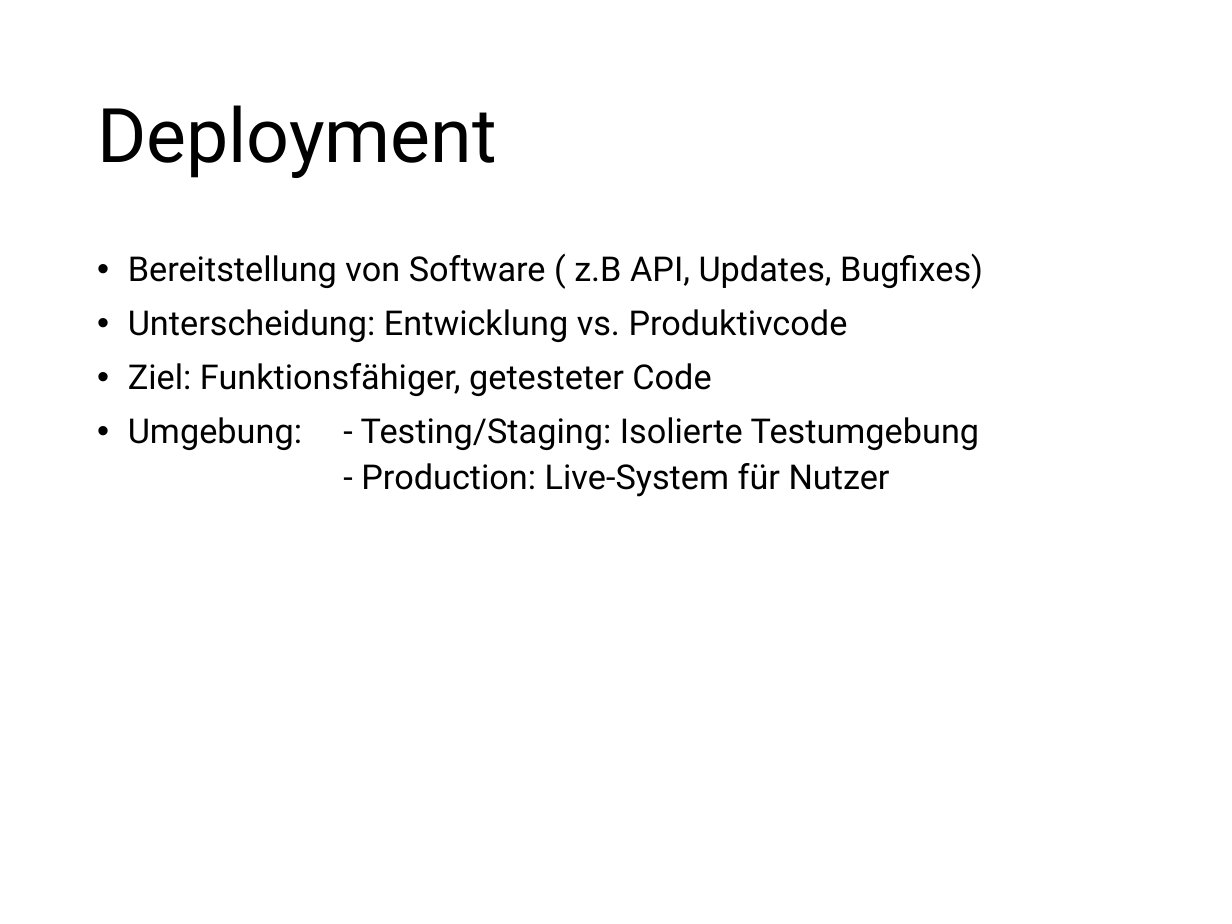
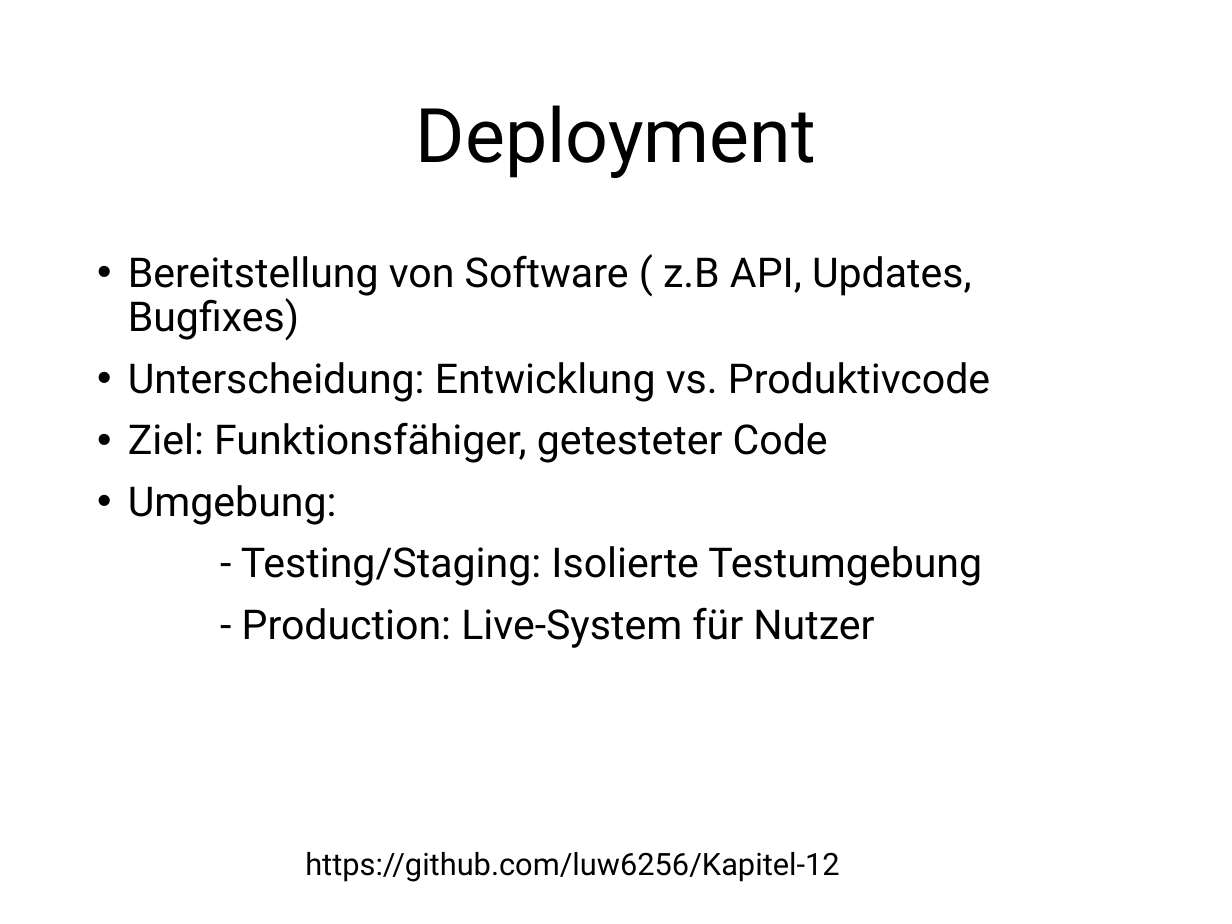
Before and after one commit to luw6256/Kapitel-12, a slide deck: slide 3 of Kapitel12.pptx. Drawn at 1232x924 pixels with LibreOffice and Linux fonts; fonts in the diff are those of the drawing. Boxes give left, top, right and bottom in pixels: in the first picture for what was removed or moved away, otherwise in the second. Text is boxed around its words. In the diff, an @@ line names an element or a change of style, - is before the commit and + after.

```diff
--- a/Kapitel12.pptx
+++ b/Kapitel12.pptx
@@ title "Deployment" at box(416, 105, 816, 178): alignment left to centre @@
@@ text at box(128, 255, 990, 648): size 20 to 24 pt in "Bereitstellung von Software ( z.B API, Updates, ...", "Unterscheidung: Entwicklung vs. Produktivcode", "Ziel: Funktionsfähiger, getesteter Code", "- Production: Live-System für Nutzer"; list level 5 to 1 in "- Production: Live-System für Nutzer" @@
@@ text at box(128, 485, 982, 586): text changed; size 20 to 24 pt @@
-• Umgebung: - Testing/Staging: Isolierte Testumgebung
+• Umgebung:
+- Testing/Staging: Isolierte Testumgebung
@@ text added at box(305, 852, 839, 882), 18 pt, text #000000 @@
+https://github.com/luw6256/Kapitel-12
```
Also in this commit, not shown: 10 other slides changed, 3 slides added, 1 slide removed, 2 other files.
